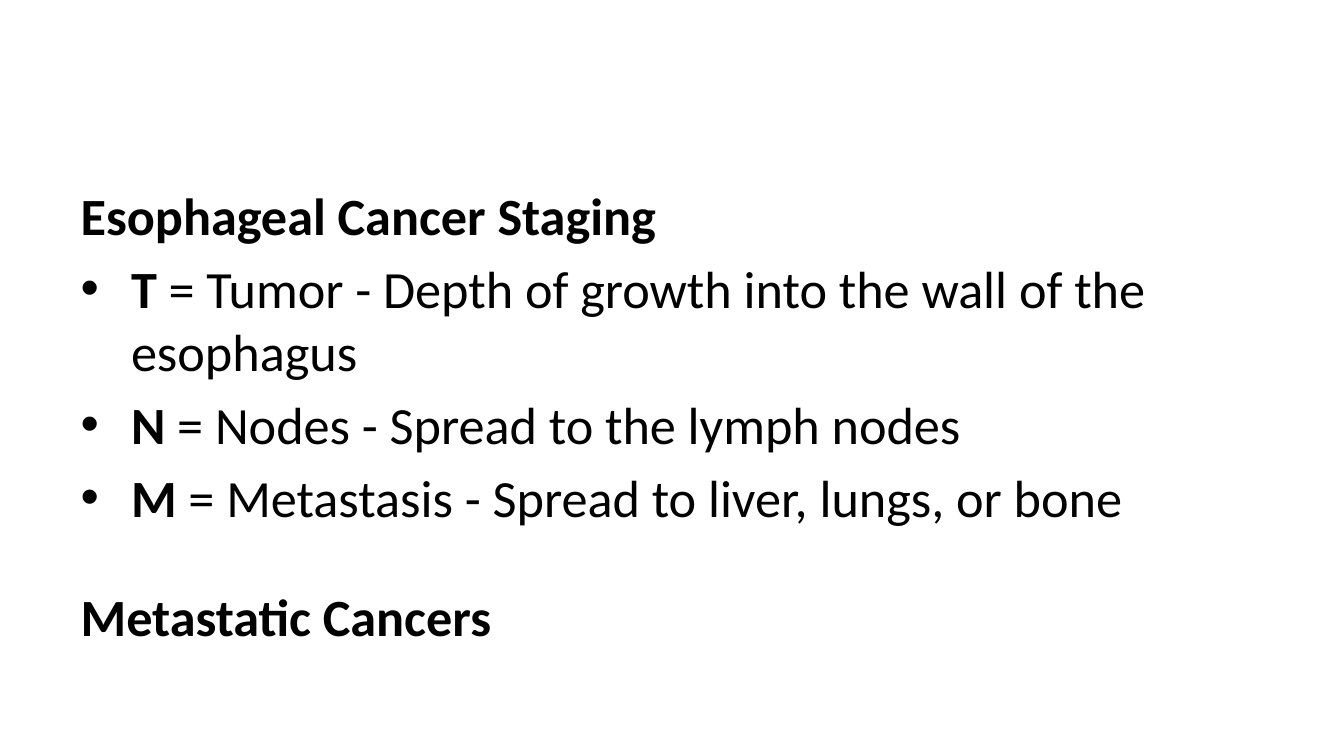
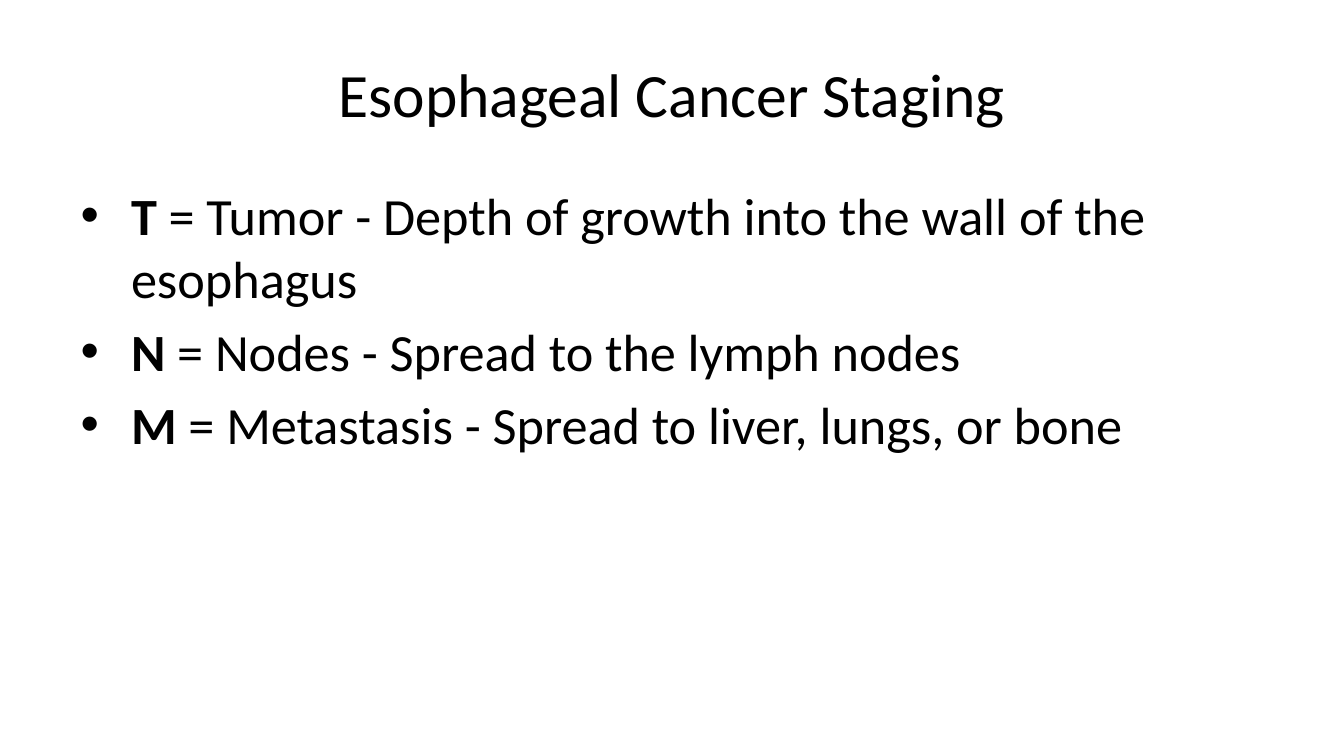
Before and after one commit to jcsalo/patient_education, a slide deck: slide 3 of lci_esom1.pptx (slide 4 before the commit). Drawn at 1344x756 pixels with LibreOffice and Linux fonts; fonts in the diff are those of the drawing. Boxes give left, top, right and bottom in pixels: in the first picture for what was removed or moved away, otherwise in the second. Text is boxed around its words. In the diff, an @@ line names an element or a change of style, - is before the commit and + after.

```diff
--- a/lci_esom1.pptx
+++ b/lci_esom1.pptx
@@ title added at bbox=[339, 74, 1005, 128], 33 pt, text #000000 @@
+Esophageal Cancer Staging
@@ text at bbox=[81, 198, 656, 244]: paragraph removed @@
-Esophageal Cancer Staging
@@ text at bbox=[81, 599, 491, 637]: paragraph removed @@
-Metastatic Cancers
```
Also in this commit, not shown: 3 other slides changed, 10 slides added, 2 slides removed, 38 other files.
